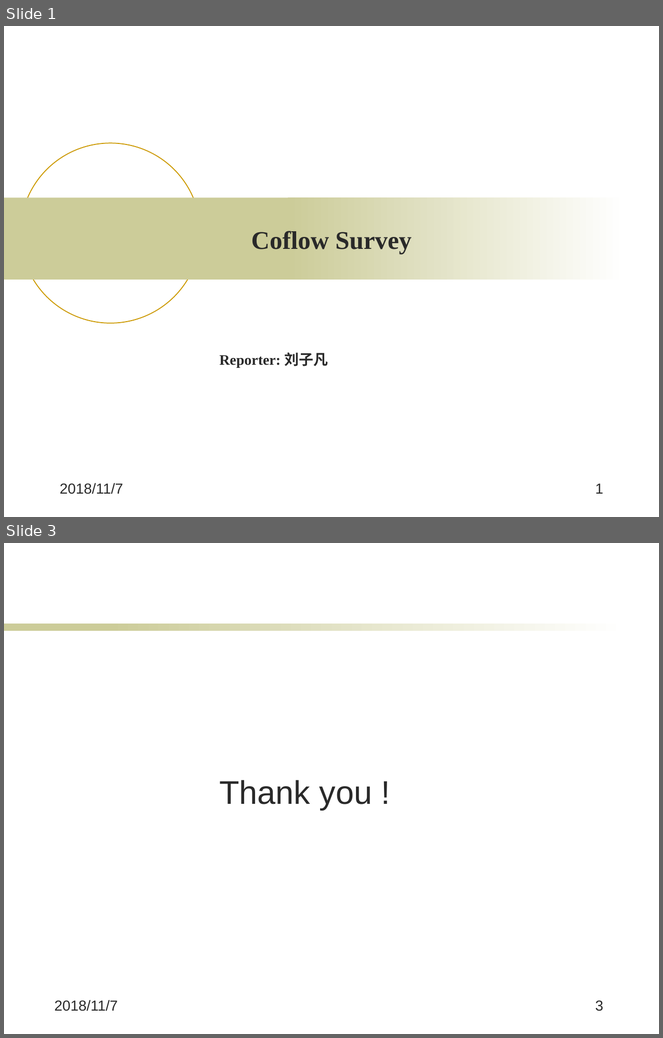
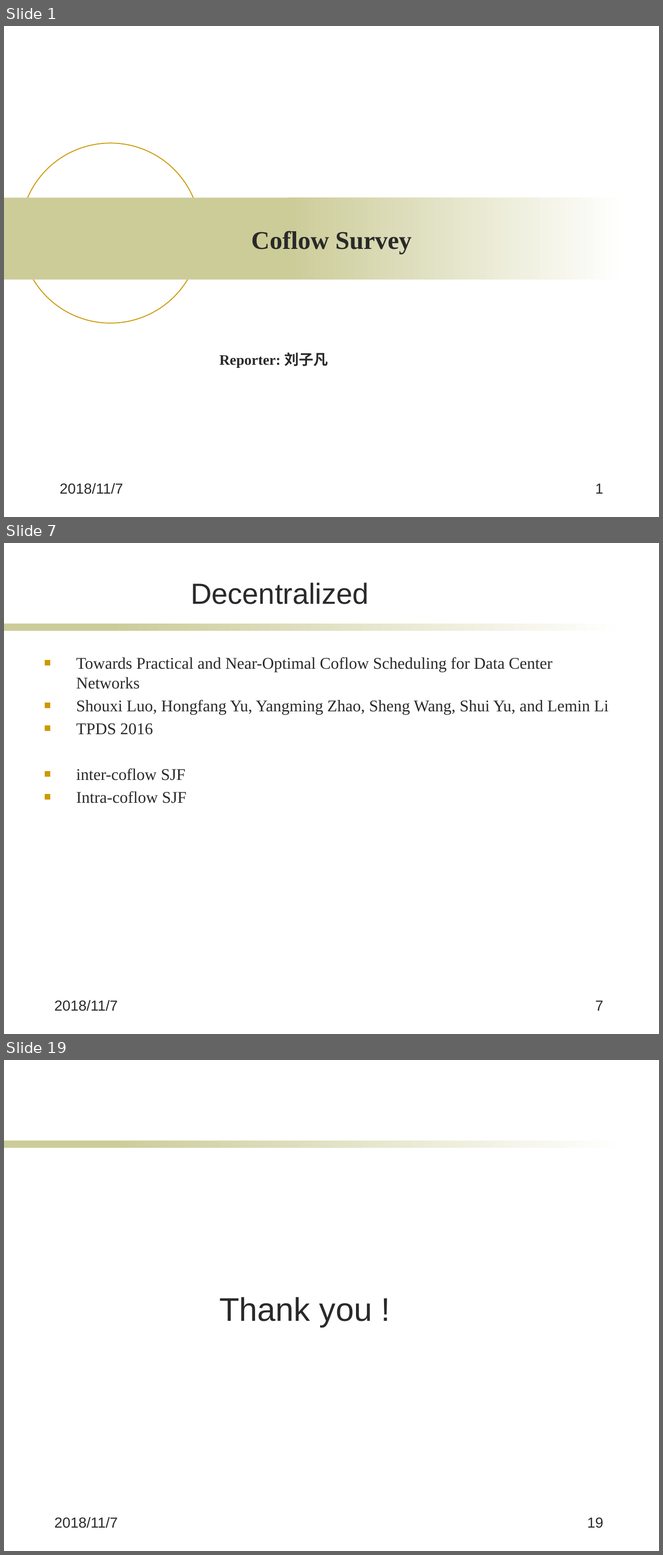
Before and after one commit to jkfhklh/papers-reading, a slide deck: 报告/coflow survey.pptx. Shown one above the other, each under a label of ours: slides 1 and 3 before the commit, slides 1, 7 and 19 after it; the slides between them are not shown. The pictures are 663x1038 and 663x1555 pixels, drawn with LibreOffice and Linux fonts; fonts in the diff are those of the drawing; background and template pictures are left out. Boxes give left, top, right and bottom in pixels: in the first picture for what was removed or moved away, otherwise in the second. Text is boxed around its words. In the diff, an @@ line names an element or a change of style, - is before the commit and + after.

```diff
--- a/报告/coflow survey.pptx
+++ b/报告/coflow survey.pptx
@@ slide 7 added at <box>4,543,659,1034</box>, background #FFFFFF; not listed: 2 template elements that a slide beside it also shows @@
@@ title added at <box>191,583,369,604</box>, 32 pt, text #292929 @@
+Decentralized
@@ text added at <box>76,657,609,804</box>, 18 pt, text #292929 @@
+■ Towards Practical and Near-Optimal Coflow Scheduling for Data Center Networks
+■ Shouxi Luo, Hongfang Yu, Yangming Zhao, Sheng Wang, Shui Yu, and Lemin Li
+■ TPDS 2016
+■ inter-coflow SJF
+■ Intra-coflow SJF
@@ text added at <box>54,1000,118,1012</box>, 16 pt, text #292929 @@
+2018/11/7
@@ page number added at <box>595,1001,604,1011</box>, 16 pt, text #292929 @@
+7
@@ what was slide 3 is now slide 19 @@
@@ page number at <box>587,1518,604,1529</box>: text changed @@
-3
+19
```
Also in this commit, not shown: 1 slide changed, 15 other slides added, 2 other files.
